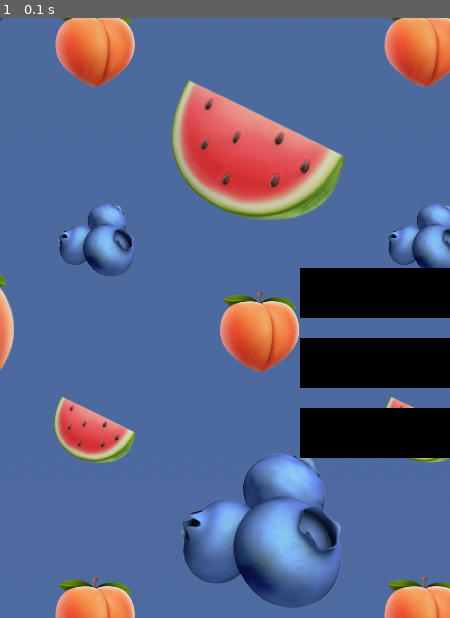
Above: before the commit, frame 1.
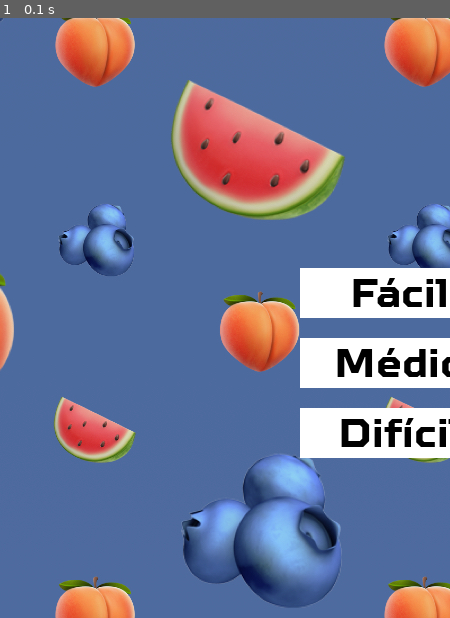
Above: after the commit, the same moment.

Repository: luanahfreitas/pygame
Game: pygame game, started from main.py
Two runs of this game, one before a commit and one after it. Both use one fixed random seed, a clock stepped at 60 frames per second and the inputs below.
Inputs:
- Up to frame 1 (0.1 s): no input

The runs differ from the first frame. In frame 1, 6.8% of the frame differs, in the area x 66-100%, y 41-74%.

Commit message:
commit laura main 2

Diff:
--- a/assets.py
+++ b/assets.py
@@ -7,12 +7,12 @@
     assets = {}
 
     #imagens
-    assets['background'] = pygame.image.load(os.path.join(IMG_DIR, 'tela_init.jpg')).convert()
+    assets['background'] = pygame.image.load(os.path.join(IMG_DIR, 'fundo.jpeg')).convert()
 
     melancia = pygame.image.load(os.path.join(IMG_DIR, 'melancia.png')).convert()
     assets['melancia'] = pygame.transform.scale(melancia, (MELANCIA_WIDTH, MELANCIA_HEIGHT))
 
-    mirtilo = pygame.image.load(os.path.join(IMG_DIR, 'mirtilo.png')).convert()
+    mirtilo = pygame.image.load(os.path.join(IMG_DIR, 'mirtilo.webp')).convert()
     assets['mirtilo'] = pygame.transform.scale(mirtilo, (MIRTILO_WIDTH, MIRTILO_HEIGHT))
 
     pessego = pygame.image.load(os.path.join(IMG_DIR, 'pessego.png')).convert()
@@ -21,7 +21,7 @@
     faca = pygame.image.load(os.path.join(IMG_DIR, 'faca.png')).convert()
     assets['faca'] = pygame.transform.scale(faca, (FACA_WIDTH, FACA_HEIGHT))
 
-    bomba = pygame.image.load(os.path.join(IMG_DIR, 'bomba.png')).convert()
+    bomba = pygame.image.load(os.path.join(IMG_DIR, 'bomba.webp')).convert()
     assets['bomba'] = pygame.transform.scale(bomba, (BOMBA_WIDTH, BOMBA_HEIGHT))
 
     #animações(explosão)
--- a/game.py
+++ b/game.py
@@ -5,11 +5,11 @@
 from classes import *
 
 def tela_jogo(screen,dificuldade,assets):
-    clock = pygame.time.clock
+    clock = pygame.time.Clock
     tempo_inicio = pygame.time.get_ticks()
 
     load = load_assets()
-    fonte_score = assets['score_font']
+    #fonte_score = assets['score_font']
 
     facas = pygame.sprite.Group()
     bombas = pygame.sprite.Group()
--- a/init_screen.py
+++ b/init_screen.py
@@ -1,13 +1,14 @@
 import pygame
+from assets import *
 from config import *
 
 pygame.init()
 
-def init_screen(screen):
+def init_screen(screen,assets):
     clock = pygame.time.Clock()
+    assets = load_assets()
 
     background = pygame.image.load(path.join(IMG_DIR, 'fundo.jpeg')).convert()
-    background_rect = background.get_rect()
 
     botoes = {
         "Fácil": pygame.Rect(300, 250, 200, 50),
@@ -15,18 +16,19 @@
         "Difícil": pygame.Rect(300, 390, 200, 50)
     }
 
-    font = pygame.font.SysFont('Arial', 40)
+    font = assets['padrao_font']
 
     game_on = True
     while game_on:
         clock.tick(FPS)
+
         for event in pygame.event.get():
             if event.type == pygame.QUIT:
                 state = QUIT
                 game_on = False
 
 
-            if event.type == pygame.MOUSEBUTTONDOWN and event.button == 1:
+            elif event.type == pygame.MOUSEBUTTONDOWN and event.button == 1:
                 for dificuldade, rect in botoes.items():
                     if rect.collidepoint(event.pos):
                         if dificuldade == "Fácil":
@@ -38,12 +40,12 @@
                         game_on = False
 
         screen.fill(BLACK)
-        screen.blit(background, background_rect)
+        screen.blit(background, (0,0))
 
         for dificuldade, rect in botoes.items():
-            pygame.draw.rect(screen, (0, 0, 0), rect)  # Cor branca para os botões
-            texto_render = font.render(dificuldade, True, BLACK)
-            screen.blit(texto_render,(rect.x + (rect.width - texto_render.get_width()) // 2, rect.y + (rect.height - texto_render.get_height()) // 2))
+            pygame.draw.rect(screen,WHITE,rect)    # Cor branca para os botões
+            texto = font.render(dificuldade, True, BLACK)
+            screen.blit(texto,(rect.x + (rect.width - texto.get_width()) // 2, rect.y + (rect.height - texto.get_height()) // 2))
 
         pygame.display.flip()
 
--- a/main.py
+++ b/main.py
@@ -1,7 +1,9 @@
 import pygame
+import assets
 from config import *
 from init_screen import *
 from game import *
+from assets import *
 
 pygame.init()
 pygame.mixer.init()
@@ -14,9 +16,9 @@
 jogando = True
 
 while jogando:
-    state = init_screen(screen)
+    state = init_screen(screen,load_assets)
     if state in [EASY,MEDIUM,HARD]:
-        pontos = tela_jogo(screen,state)
+        pontos = tela_jogo(screen,state,assets)
         #game over
 
     else:
